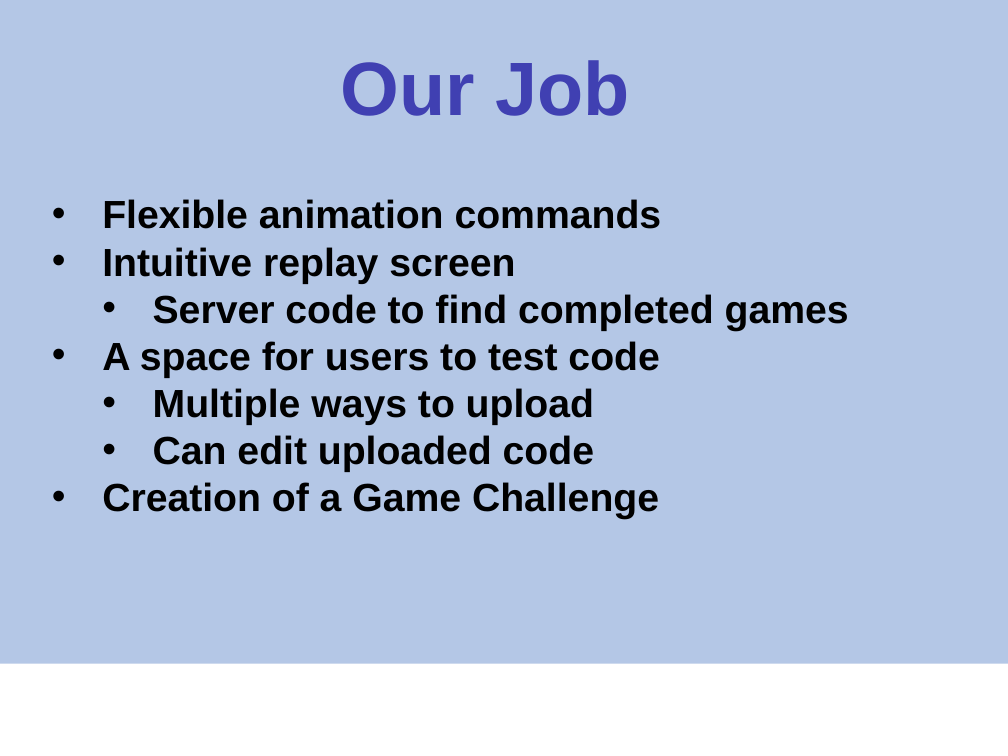
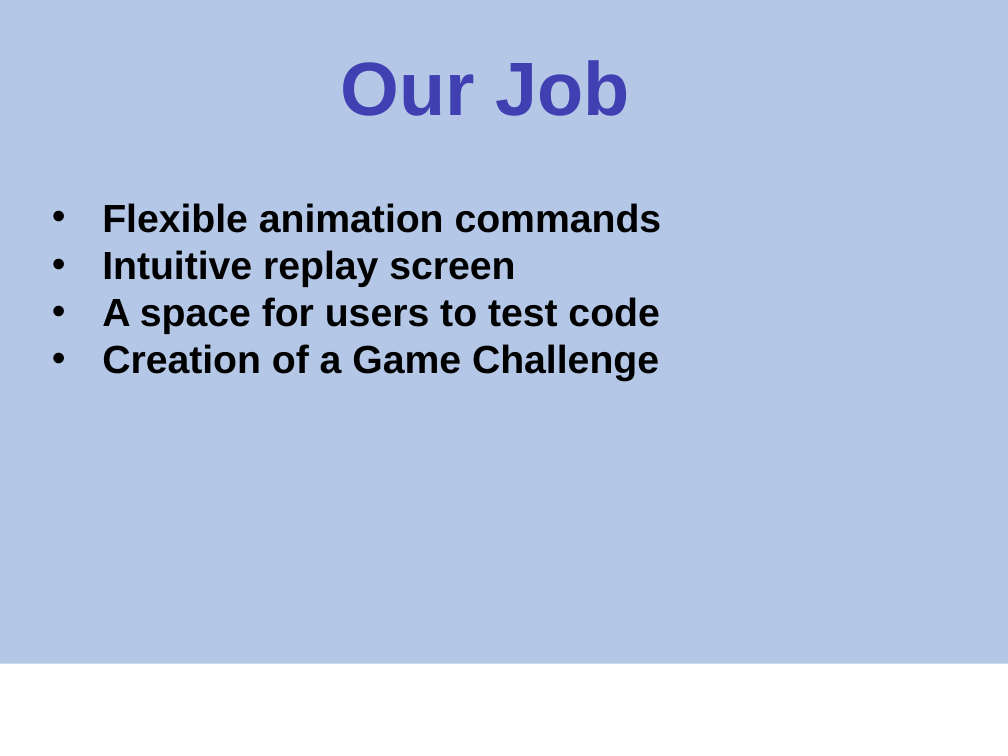
Before and after one commit to toh5148/psh_sp16_cmpsc488_flaggers, a slide deck: slide 4 of Presentation Materials/Capstone Presentation.pptx. Drawn at 1008x756 pixels with LibreOffice and Linux fonts; fonts in the diff are those of the drawing; background and template pictures are left out. Boxes give left, top, right and bottom in pixels: in the first picture for what was removed or moved away, otherwise in the second. Text is boxed around its words. In the diff, an @@ line names an element or a change of style, - is before the commit and + after.

Commit message:
Next update to presentation
There's only 1 real change I think we need to make still, and that's to
find a good picture to represent the different teams.

```diff
--- a/Presentation Materials/Capstone Presentation.pptx
+++ b/Presentation Materials/Capstone Presentation.pptx
@@ text at bbox=[153, 294, 849, 331]: paragraph removed @@
-  • Server code to find completed games
@@ text at bbox=[153, 388, 594, 472]: paragraphs removed @@
-  • Multiple ways to upload
-  • Can edit uploaded code
```
Also in this commit, not shown: 5 other slides changed, 1 slide added.
